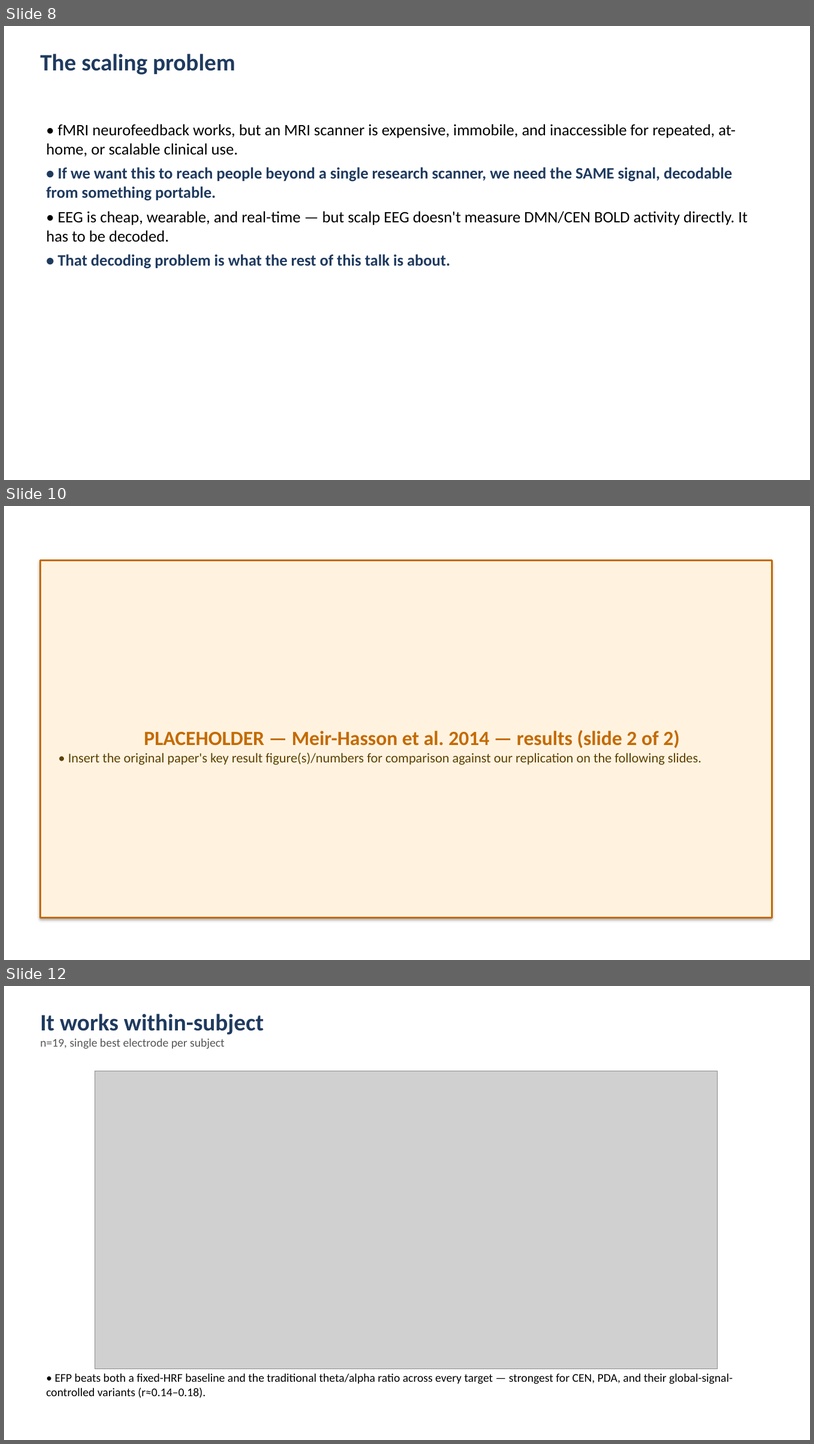
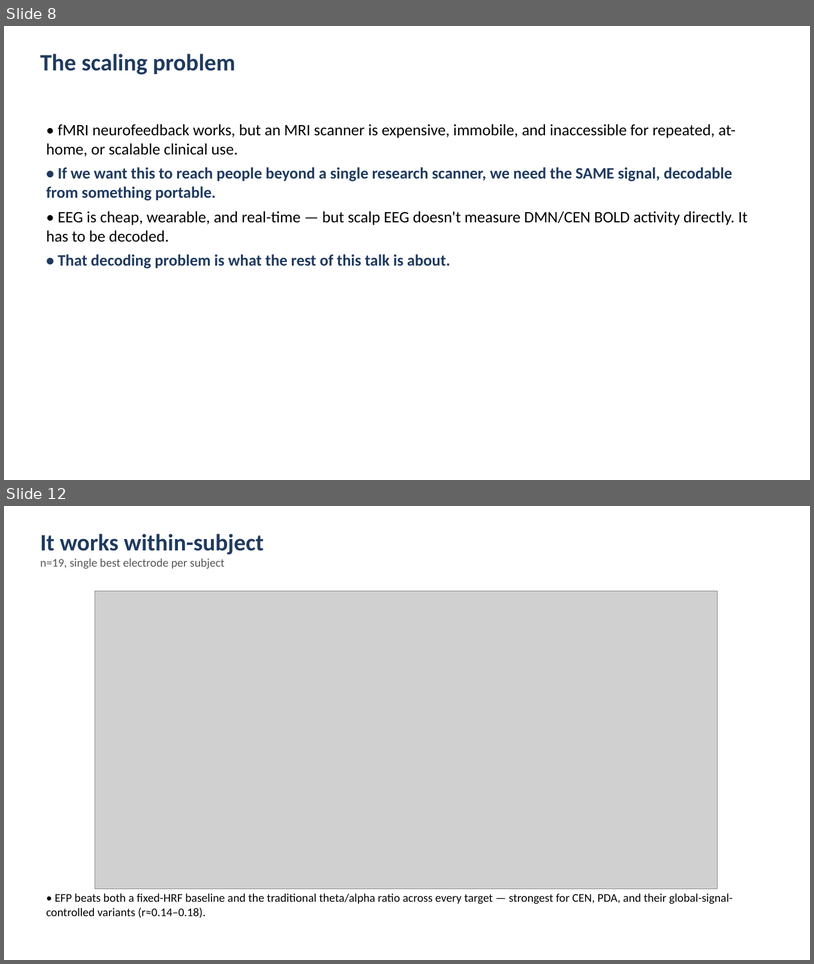
Before and after one commit to cccbauer/dmnelf, a slide deck: analysis/fingerprint/19_fingerprint/efp_meirhasson/Fingerprint_20260902.pptx. Shown one above the other, each under a label of ours: slides 8, 10 and 12 before the commit, slides 8 and 12 after it; the slides between them are not shown. The pictures are 814x1444 and 814x964 pixels, drawn with LibreOffice and Linux fonts; fonts in the diff are those of the drawing; grey boxes stand for pictures. Boxes give left, top, right and bottom in pixels: in the first picture for what was removed or moved away, otherwise in the second. Text is boxed around its words. In the diff, an @@ line names an element or a change of style, - is before the commit and + after.

```diff
--- a/analysis/fingerprint/19_fingerprint/efp_meirhasson/Fingerprint_20260902.pptx
+++ b/analysis/fingerprint/19_fingerprint/efp_meirhasson/Fingerprint_20260902.pptx
@@ slide 10 removed at (4, 506, 810, 960), background #FFFFFF @@
@@ rectangle removed at (40, 561, 772, 918) @@
-PLACEHOLDER — Meir-Hasson et al. 2014 — results (slide 2 of 2)
-• Insert the original paper's key result figure(s)/numbers for comparison against our replication on the following slides.
```
Also in this commit, not shown: 1 slide changed, 4 slides added, 3 other slides removed, 1 other file.
